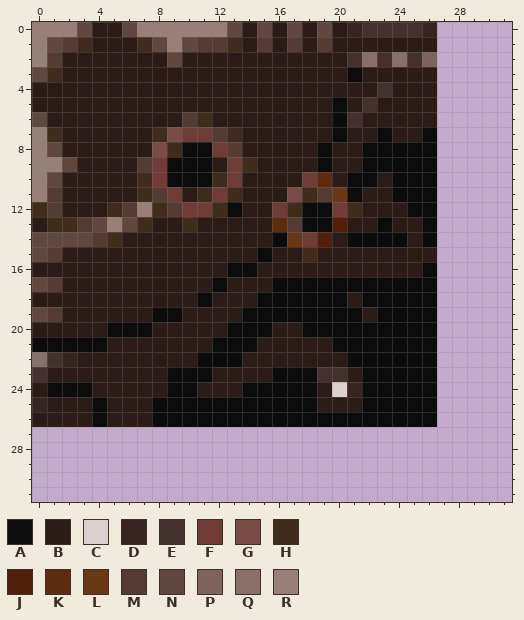
Pixel-art sprite -- Resources/Basebits/Ruins/XPZ_Hangar_S4_Civilian_4.png. The picture above was drawn from the file before the commit.
The file is 32x32 pixels.
Palette (. is transparent): A #0c0c0c  B #2c1c18  C #dcd0d0  D #382420  E #44302c  F #703c38  G #784c44  H #402c1c  J #50200c  K #5c2c10  L #683818  M #543c34  N #604840  P #7c645c  Q #887068  R #988078
Pixels before, first column x 0:
 0 RRRNBBNRRRRRRNBNBNBNBDEEEED
 1 RNMHBBBHNRNMMHBMBMBMBBBBBBB
 2 RMBBBBBBBNBBBBBBBBBBBEQEQEP
 3 NHBBBBBBBBBBBBBBBBBBBABBBBB
 4 BBBBBBBBBBBBBBBBBBBBBBBEBBB
 5 BBBBBBBBBBBBBBBBBBBBABEBBBB
 6 NBBBBBBBBBMHBBBBBBBBAEBBBBB
 7 RHBBBBBBHGFFMHBBBBBBABBABBA
 8 RNBBBBBBGHAAFMBBBBBABBAAAAA
 9 RRNBBBBMFAAABFHBBBBABBAAAAA
10 RNBBBBBHFAAAHFBBBBFKBAABAAA
11 RMBBBBBHMFBHFHBBBGHMLABBAAA
12 HMBBBHMRHMFFHABBFHAAFHBBBAA
13 BHHMNRNHBBHBBBBBKMAAJBBABBA
14 NNNNMHBBBBBBBBBBALFJBAAAABA
15 NMBBBBBBBBBBBBBABBHBBBBBBBB
16 BBBBBBBBBBBBBAABBBBBBBBBBBA
17 NMBBBBBBBBBBABBBAAAAAAAAAAA
18 BBBBBBBBBBBABBBAAAAAABAAAAA
19 NMBBBBBBAABBBBAAAAAAAABAAAA
20 BBBBBAAABBBBBAAABBAAAAAAAAA
21 AAAAABBBBBBBAAABBBBBAAAAAAA
22 QEDBBBBBBBBAAABBBBBBBAAAAAA
23 EBBBBBBBBAAABBBBAAAEEBAAAAA
24 BAAABBBBBAABBBAAAAABCDAAAAA
25 DBBBABBBAAAAAAAAAAABBBAAAAA
26 BBBBABBBAAAAAAAAAAAAAAAAAAA
After:
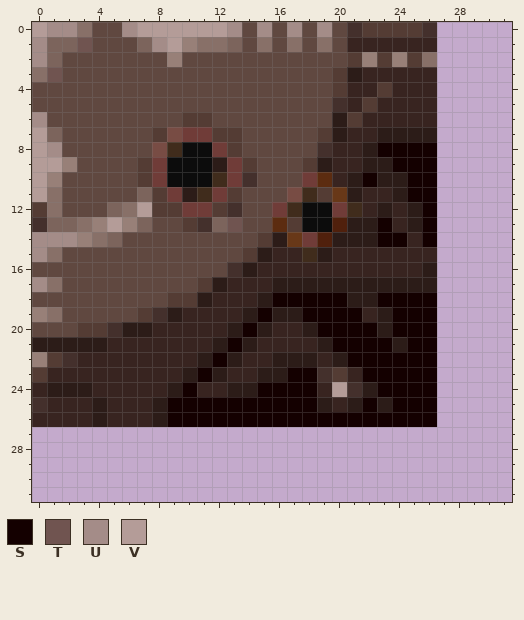
Colours new in this view: S #140000  T #705450  U #a48c88  V #b49c98
Changes in this commit:
Changed rows in their new state; - is an unchanged pixel.
first column x 0:
 0 VUUQNNUVVVVVVUNUNUNUNEMMMME
 1 UPPTNNNPUVRQQPNQNQNQNDDDDDD
 2 UPNNNNNNNRNNNNNNNNNNNMRMRMQ
 3 QTNNNNNNNNNNNNNNNNNNMBDDDDD
 4 NNNNNNNNNNNNNNNNNNNNMDDMDDD
 5 NNNNNNNNNNNNNNNNNNNNEDMDDDD
 6 UNNNNNNNNN-MNNNNNNNNBMDDDDD
 7 VPNNNNNNM----MNNNNNMBDDB--B
 8 VUNNNNNN------NNNNNEDDBSSSS
 9 VVRNNNN-------MNNNMBDDBBSSS
10 VRNNNNNM------ENNN--DBS-BSS
11 VQNNNNNP-----MNNN----BDDBSS
12 MQNNNPQVM---MENN------D-DBS
13 EPPQRVRPNNMEPTNN-------SD-S
14 UUURQPNNNNNNNNNMB----BBSSDS
15 UQNNNNNNNNNNNNMBDD--DDDDDDD
16 NNNNNNNNNNNNNEBDDDDDDDDDDDB
17 UQNNNNNNNNNMBDDDBBBBBBBBBBB
18 NNNNNNNNNMMBDDDBSSSSS-BSSSS
19 RQNNNNNMEBDDDDBSBBSSSSDBSSS
20 NNNMMEBBDDDDDBSBDDBSSSSBSSS
21 BBBBBDDDDDDDBSBDDDD-SSSSBSS
22 RMEDDDDDDDDBSBDD---D-SSSSSS
23 MDDDDDDDDDBS-DD-BSS-MDSSSSS
24 DBBBDDDDDBSDD-BSSSSDVEBSSSS
25 EDDDBDDDBSSSSSSSSSS-D-SBSSS
26 DDDDBDDDBSSSSSSSSSSSSSSSSSS
